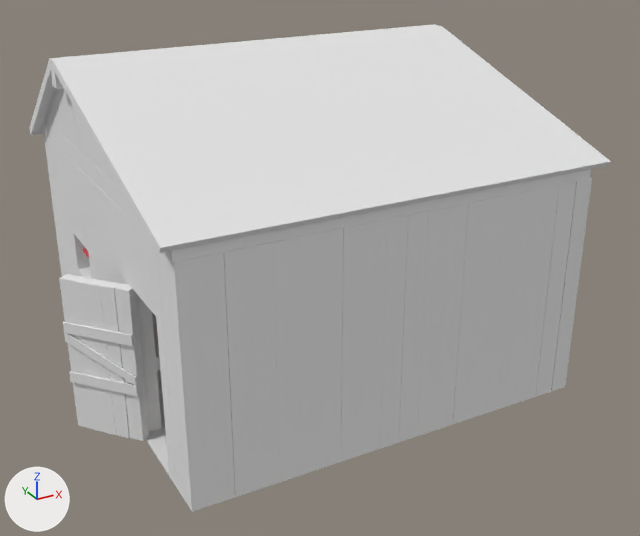
What one commit did to the Blender file Baú -Modelos_3D/Cenários/Floresta/Galhinheiro_Fazenda.blend.
Camera for both pictures: a camera (50 mm lens) standing at (-11.59, -22.61, 13.98) and looking at (0.27, -1.05, 3.2). Arrows for +X, +Y and +Z are at lower left; the lights stay in place.

Script lines for the objects in view, before the commit:
```python
me_cube_006 = bpy.data.meshes.new('Cube.006')
me_cube_006.from_pydata(...)  # a box spanning x 5.44..5.98, y 5.4..5.96, z -1.08..5.41
me_cube_006.materials.append(mat_material_001)  # its picture is missing
me_cube_007 = bpy.data.meshes.new('Cube.007')
me_cube_007.from_pydata(...)  # 64 vertices, 48 faces; spans x -0.27..0.41, y -1.0..1.0, z -3.49..1.0
me_cube_007.materials.append(mat_material_002)  # its picture is missing
me_cube_057 = bpy.data.meshes.new('Cube.057')
me_cube_057.from_pydata(...)  # a box spanning x 5.44..5.98, y 5.4..5.96, z -1.08..5.41
me_cube_057.materials.append(mat_material_001)  # its picture is missing
ob_pilar_000 = bpy.data.objects.new('Pilar.000', me_cube_057)
ob_pilar_000.location = (0.0, -11.36, 1.12)
ob_pilar_003 = bpy.data.objects.new('Pilar.003', me_cube_006)
ob_pilar_003.location = (-11.41, -11.36, 1.12)
ob_porta = bpy.data.objects.new('Porta', me_cube_007)
ob_porta.location = (-6.62, -1.76, 3.53)
ob_porta.rotation_euler = (0.0, 0.0, -2.437)  # degrees (0, 0, -140)
ob_porta.scale = (0.599, 1.04, 1.0)
# also in view: 'Parede.003' at (0.0, -5.69, 3.28); 'Parede' at (-5.69, 0.0, 3.28); 'Suporte_Teto.010' at (-0.03, -5.72, 6.76); 'Batente' at (-5.69, -3.34, 2.52); 'Parede_Teto.' at (-5.69, 0.47, 7.92)
```
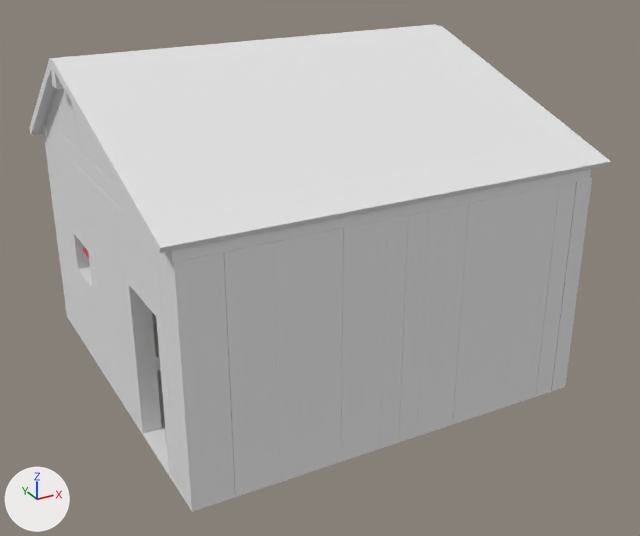
Location of each change, (x1, y1, x2, y2) in pixels of the pictures (640 x 536 px):
'Porta', deleted
    before: (59, 274, 149, 441)

What the commit changed:
Object 'Porta' (ob_porta) is deleted.
